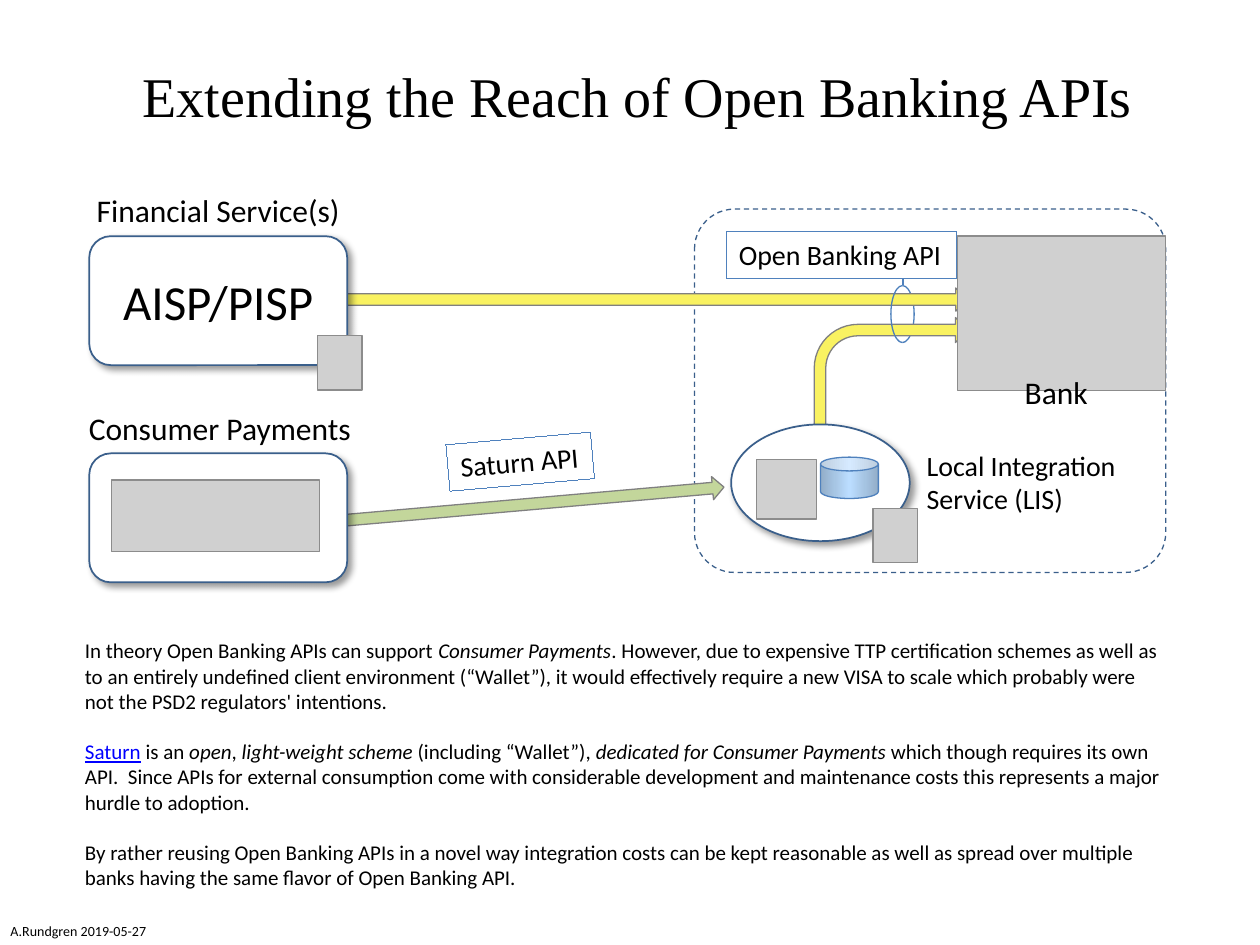
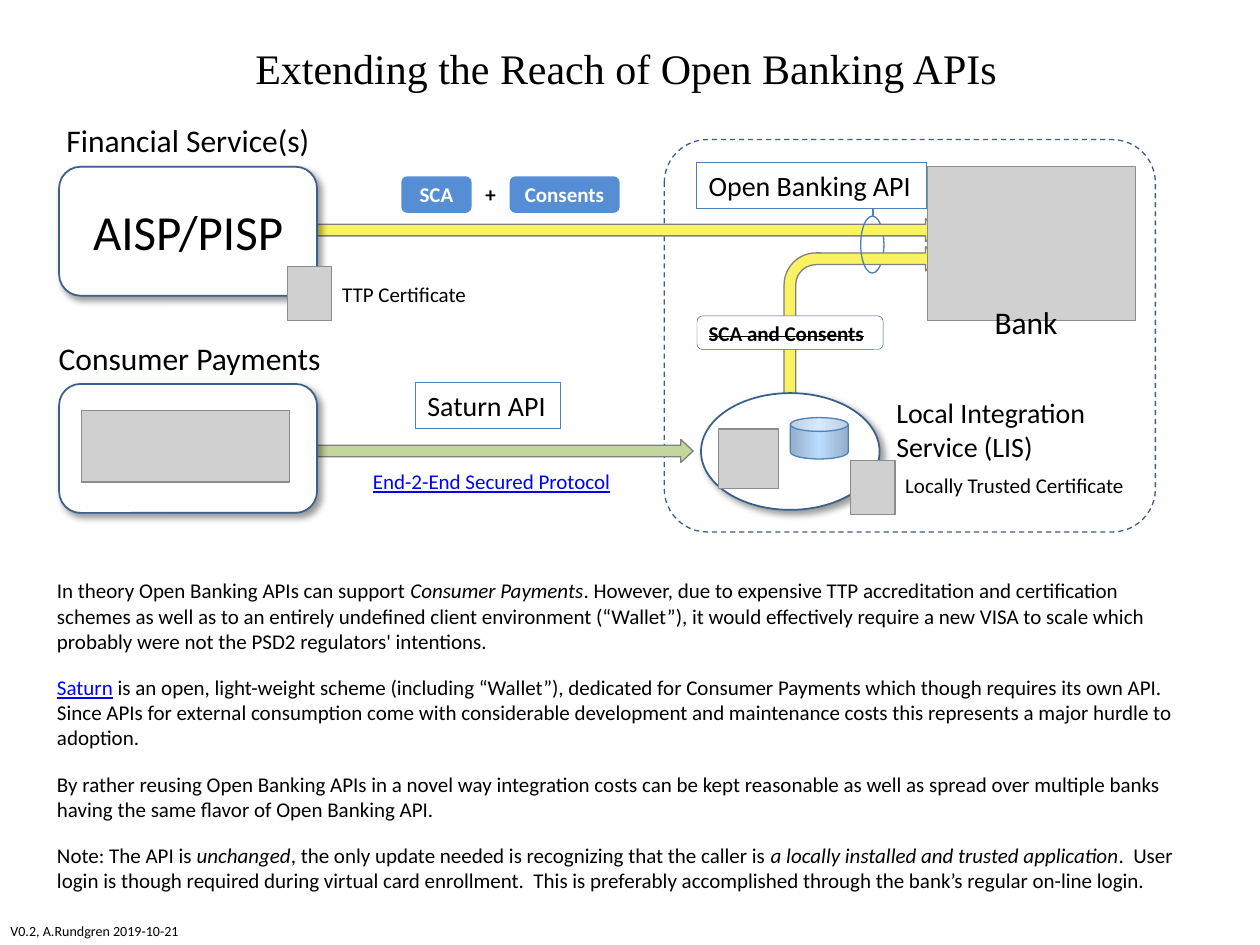
Before and after one commit to cyberphone/doc, a slide deck: slide 1 of saturn/openbanking-api-for-saturn.pptx. Drawn at 1260x945 pixels with LibreOffice and Linux fonts; fonts in the diff are those of the drawing; grey boxes stand for pictures. Boxes give left, top, right and bottom in pixels: in the first picture for what was removed or moved away, otherwise in the second. Text is boxed around its words. In the diff, an @@ line names an element or a change of style, - is before the commit and + after.

```diff
--- a/saturn/openbanking-api-for-saturn.pptx
+++ b/saturn/openbanking-api-for-saturn.pptx
@@ text "Extending the Reach of Open ...": place and size @@
-text "Extending the Reach of Open ..." at (143,77,1132,128)
+text "Extending the Reach of Open ..." at (255,54,997,93)
@@ text "Extending the Reach of Open ..." at (255,54,997,93): size 32 to 24 pt @@
@@ rounded rectangle: place and size @@
-rounded rectangle at (694,209,1166,572)
+rounded rectangle at (664,140,1155,532)
@@ rounded rectangle added at (402,176,472,213), fill #558ED5, 12 pt, text #FFFFFF, bold @@
+SCA
@@ text added at (472,175,509,213), 12 pt, text #000000, bold @@
++
@@ rounded rectangle added at (509,176,619,213), fill #558ED5, 12 pt, text #FFFFFF, bold @@
+Consents
@@ 3 pictures, 3 texts, 2 rounded rectangles, 2 arc (boxed as its full ellipse)s, 1 rectangle, 1 right arrow, 1 line: place and size @@
-3 pictures, 3 texts, 2 rounded rectangles, 2 arc (boxed as its full ellipse)s, 1 rectangle, 1 right arrow, 1 line at (89,199,1166,582)
+3 pictures, 3 texts, 2 rounded rectangles, 2 arc (boxed as its full ellipse)s, 1 rectangle, 1 right arrow, 1 line at (59,129,1135,513)
@@ bent arrow: place and size @@
-bent arrow at (814,318,968,440)
+bent arrow at (784,247,937,428)
@@ bent arrow at (784,247,937,428): proportions changed @@
@@ text added at (342,287,466,302), 12 pt, text #000000 @@
+TTP Certificate
@@ rounded rectangle added at (697,316,883,350), fill #FFFFFF, outline #3A5F8C 0.25 pt, 12 pt, text #000000, bold, strikethrough @@
+SCA and Consents
@@ rectangle "Saturn API" at (415,382,559,428): rotation 355 to 0 degrees @@
@@ text "Local Integration Service (LIS)": place and size @@
-text "Local Integration Service (LIS)" at (927,456,1116,513)
+text "Local Integration Service (LIS)" at (896,403,1085,461)
@@ ellipse: place and size @@
-ellipse at (731,425,910,542)
+ellipse at (701,393,879,510)
@@ cylinder: place and size @@
-cylinder at (820,457,878,499)
+cylinder at (790,417,848,459)
@@ right arrow at (227,440,693,462): proportions changed; rotation 355 to 0 degrees @@
@@ picture: place and size @@
-picture at (757,459,816,518)
+picture at (719,428,779,488)
@@ text added at (373,474,610,493), 12 pt, text #0000FF, underline @@
+End-2-End Secured Protocol
@@ picture: place and size @@
-picture at (873,508,917,562)
+picture at (850,460,895,514)
@@ text added at (905,478,1124,497), 12 pt, text #000000 @@
+Locally Trusted Certificate
@@ text "In theory Open Banking APIs ...": place and size @@
-text "In theory Open Banking APIs ..." at (85,643,1159,889)
+text "In theory Open Banking APIs ..." at (57,583,1172,892)
@@ text at (57,583,1144,653): text changed @@
-In theory Open Banking APIs can support Consumer Payments. However, due to expensive TTP certification schemes as well as to an entirely undefined client environment (“Wallet”), it would effectively require a new VISA to scale which probably were not the PSD2 regulators' intentions.
+In theory Open Banking APIs can support Consumer Payments. However, due to expensive TTP accreditation and certification schemes as well as to an entirely undefined client environment (“Wallet”), it would effectively require a new VISA to scale which probably were not the PSD2 regulators' intentions.
@@ text at (57,680,1171,821): italic off in "open, light-weight scheme dedicated for Consumer Payments"; more space between paragraphs @@
@@ text at (57,848,1172,892): paragraph added @@
+Note: The API is unchanged, the only update needed is recognizing that the caller is a locally installed and trusted application. User login is though required during virtual card enrollment. This is preferably accomplished through the bank’s regular on-line login.
@@ text at (10,926,178,939): text changed @@
-A.Rundgren 2019-05-27
+V0.2, A.Rundgren 2019-10-21
```
Also in this commit, not shown: 1 other file.
